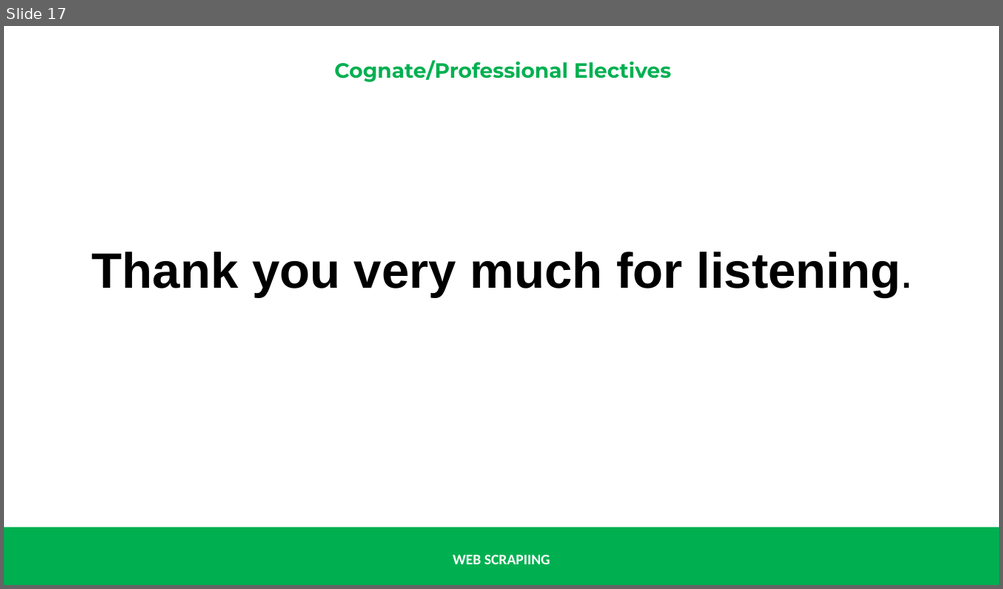
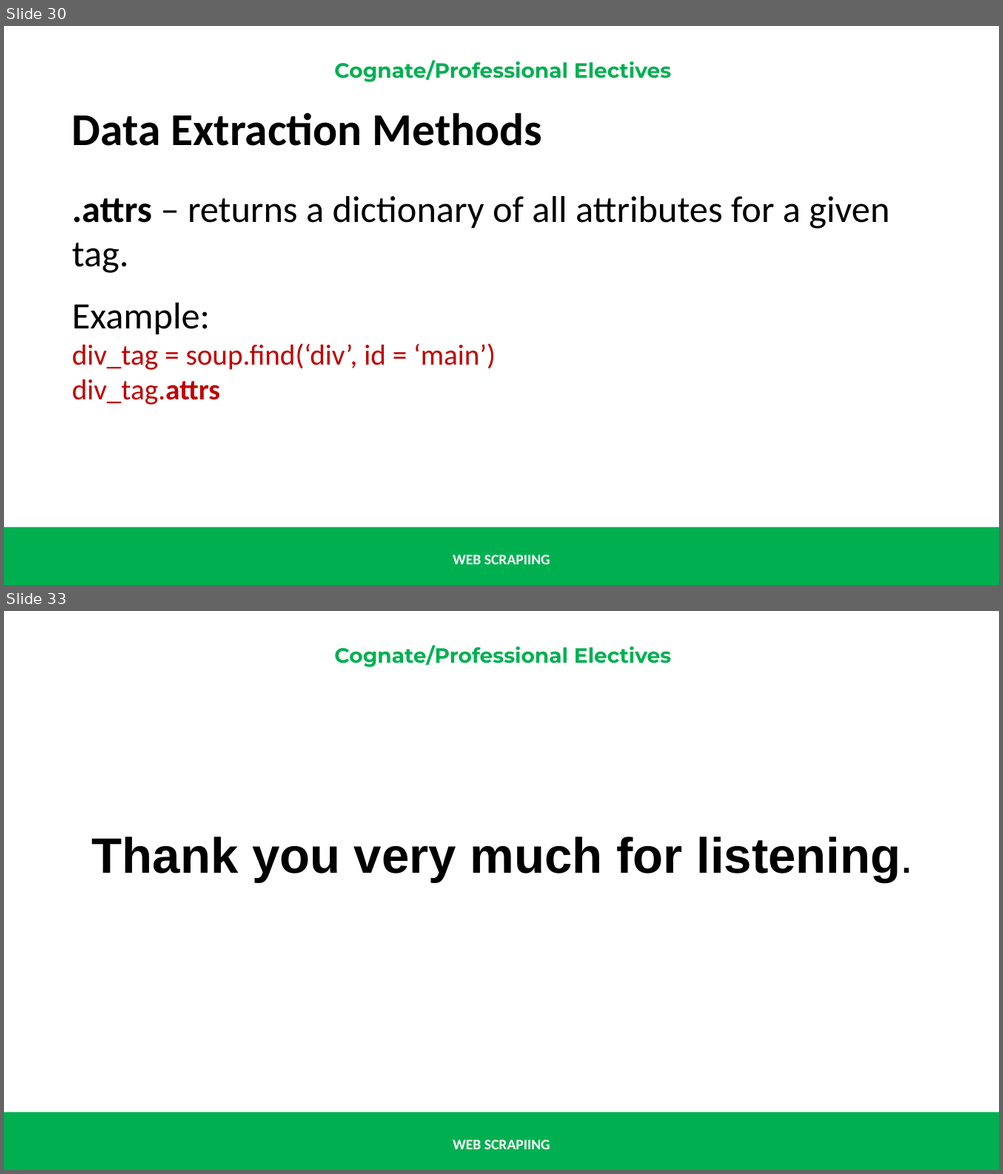
Before and after one commit to renatomaaliw3/public_files, a slide deck: CPE Electives (1 - 3)/01. Lectures Notebook/00. Presentations & Text Books/01. Electives 1 to 3/06.5 Web Scraping.pptx. Shown one above the other, each under a label of ours: slide 17 before the commit, slides 30 and 33 after it; the slides between them are not shown. The pictures are 1003x589 and 1003x1174 pixels, drawn with LibreOffice and Linux fonts; fonts in the diff are those of the drawing. Boxes give left, top, right and bottom in pixels: in the first picture for what was removed or moved away, otherwise in the second. Text is boxed around its words. In the diff, an @@ line names an element or a change of style, - is before the commit and + after.

```diff
--- a/CPE Electives (1 - 3)/01. Lectures Notebook/00. Presentations & Text Books/01. Electives 1 to 3/06.5 Web Scraping.pptx
+++ b/CPE Electives (1 - 3)/01. Lectures Notebook/00. Presentations & Text Books/01. Electives 1 to 3/06.5 Web Scraping.pptx
@@ slide 30 added at (x1=4, y1=26, x2=999, y2=585), background #FFFFFF; not listed: 3 template elements that a slide beside it also shows @@
@@ text added at (x1=72, y1=113, x2=889, y2=405), 36 pt, text #000000 @@
+Data Extraction Methods
+.attrs – returns a dictionary of all attributes for a given tag.
+Example:
+div_tag = soup.find(‘div’, id = ‘main’)
+div_tag.attrs
@@ what was slide 17 is now slide 33 @@
```
Also in this commit, not shown: 1 slide changed, 16 other slides added, 1 slide removed.
